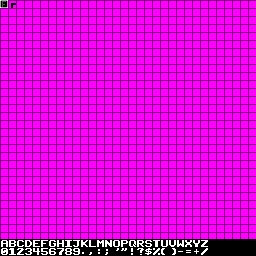
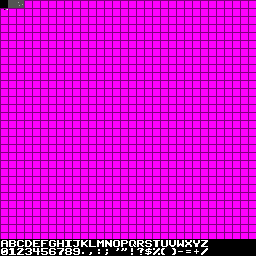
Layered file, before and after one edit (256x256). Changes by layer:
painted on "Background" over [0, 0, 24, 10]
